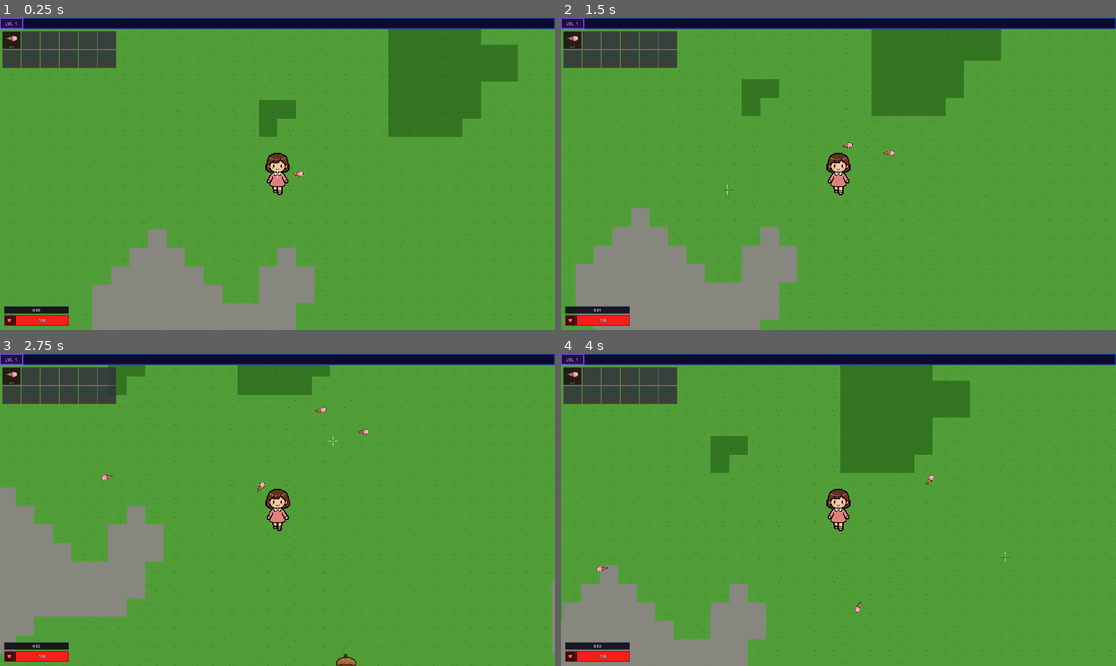
Above: before the commit, frames 1-4 (two rows, left to right).
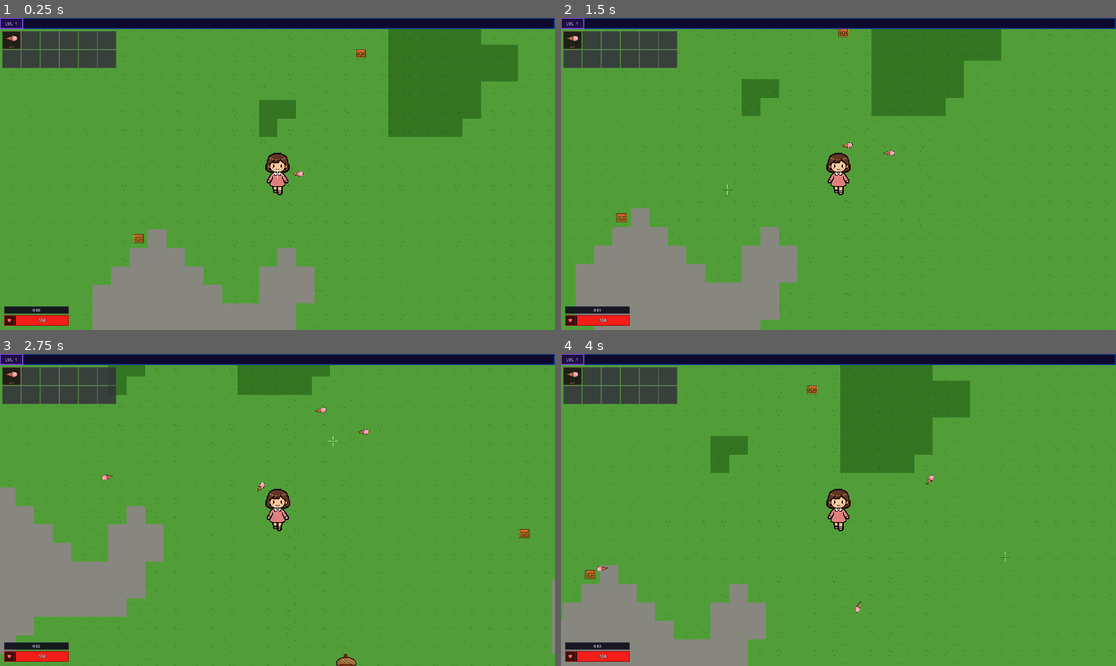
Above: after the commit, the same moments.

Repository: oguzhanaydiin/queendom-survivors
Game: Godot game, scene res://scenes/world/world.tscn
The game is run twice, just before and just after one commit, with the same random seed, the same clock (stepped at 60 frames per second) and the same inputs.
Inputs (mouse positions are in pixels of both pictures, inside the frame that each line leads up to):
- Up to frame 1 (0.25 s): no input
- Up to frame 2 (1.5 s): tap Enter at 0.5 s; move the mouse to (960, 158) at 0.52 s; hold D (move_right) 0.53-1.28 s; move the mouse to (727, 189) at 1.27 s; hold S (move_down) from 1.28 s (still down)
- Up to frame 3 (2.75 s): move the mouse to (333, 441) at 2.02 s; release S (move_down) at 2.03 s; hold D (move_right) from 2.03 s (still down)
- Up to frame 4 (4 s): move the mouse to (810, 572) at 2.77 s; release D (move_right) at 2.78 s; hold W (move_up) 2.78-3.53 s; move the mouse to (1005, 556) at 3.52 s; hold A (move_left) from 3.53 s (still down)

The runs differ from the first frame. In frame 1, 0.1% of the frame differs, in the area x 24-66%, y 10-73%; in frame 2, 0.1%; in frame 3, less than 0.1%; in frame 4, 0.1%, in the area x 4-47%, y 10-73%.

Commit message:
Collecting chests (#8)
* inital for chest

* randomizing chest drops and status

* magnet speed change

Diff:
--- a/project.godot
+++ b/project.godot
@@ -20,6 +20,13 @@
 window/size/viewport_width=1920
 window/size/viewport_height=1080
 
+[layer_names]
+
+2d_physics/layer_1="player"
+2d_physics/layer_2="enemies"
+2d_physics/layer_3="weapons"
+2d_physics/layer_4="collectibles"
+
 [physics]
 
 3d/physics_engine="Jolt Physics"
--- a/scenes/characters/player/player.gd
+++ b/scenes/characters/player/player.gd
@@ -76,6 +76,8 @@
 var level: int = 1
 var damage_timer: float = 0.0
 var _dead: bool = false
+## Magnet pickup: pull all on-screen XP gems fast; counts down in _physics_process.
+var _xp_vacuum_time: float = 0.0
 
 # Level-up queue so multiple XP events don't stack broken UI
 var _levelup_queue: int = 0
@@ -134,6 +136,9 @@
 		move_and_slide()
 		return
 
+	if _xp_vacuum_time > 0.0:
+		_xp_vacuum_time = maxf(0.0, _xp_vacuum_time - delta)
+
 	if damage_timer > 0:
 		damage_timer -= delta
 
@@ -189,6 +194,27 @@
 		shot.lifetime         = life
 		shot.damage           = damage
 		get_tree().current_scene.add_child(shot)
+
+func get_effective_gem_attract_radius() -> float:
+	return gem_attract_radius
+
+
+func is_xp_vacuum_active() -> bool:
+	return _xp_vacuum_time > 0.0
+
+
+func apply_xp_magnet_vacuum(duration_sec: float = 2.5) -> void:
+	if _dead or duration_sec <= 0.0:
+		return
+	_xp_vacuum_time = duration_sec
+
+
+func heal(amount: int) -> void:
+	if _dead or amount <= 0:
+		return
+	current_hp = mini(max_hp, current_hp + amount)
+	stats_changed.emit(current_hp, max_hp, current_xp, xp_to_next_level, level)
+
 
 func take_damage(amount: int):
 	if damage_timer > 0 or _dead:
--- /dev/null
+++ b/scenes/chest/chest.gd
@@ -0,0 +1,59 @@
+extends StaticBody2D
+
+const _HEAL_SCRIPT := preload("res://scenes/pickups/heal_pickup.gd")
+const _MAGNET_SCRIPT := preload("res://scenes/pickups/magnet_pickup.gd")
+
+@export var stomp_radius: float = 80.0
+
+var _opened: bool = false
+
+
+func _ready() -> void:
+	add_to_group("chests")
+	# Physics layer 4 in project ("collectibles"): weapons mask this layer to open chests.
+	collision_layer = 8
+	collision_mask = 0
+	z_index = 1
+
+
+func take_damage(_amount: float) -> void:
+	_open()
+
+
+func _physics_process(_delta: float) -> void:
+	if _opened:
+		return
+	var player := get_tree().get_first_node_in_group("player") as Node2D
+	if player and global_position.distance_to(player.global_position) <= stomp_radius:
+		_open()
+
+
+func _open() -> void:
+	if _opened:
+		return
+	_opened = true
+	collision_layer = 0
+	_spawn_loot()
+	queue_free()
+
+
+func _chest_sprite_center_global() -> Vector2:
+	if has_node("AnimatedSprite2D"):
+		return get_node("AnimatedSprite2D").global_position
+	if has_node("Sprite2D"):
+		return get_node("Sprite2D").global_position
+	return global_position
+
+
+func _spawn_loot() -> void:
+	var parent := get_tree().current_scene
+	if not parent:
+		return
+	var drop_pos := _chest_sprite_center_global()
+	var node := Node2D.new()
+	if randf() < 0.5:
+		node.set_script(_HEAL_SCRIPT)
+	else:
+		node.set_script(_MAGNET_SCRIPT)
+	parent.add_child(node)
+	node.global_position = drop_pos
--- /dev/null
+++ b/scenes/chest/chest.tscn
@@ -0,0 +1,36 @@
+[gd_scene format=3 uid="uid://cp2c2ws56642e"]
+
+[ext_resource type="Script" uid="uid://byy4lutegeipp" path="res://scenes/chest/chest.gd" id="1"]
+[ext_resource type="Texture2D" uid="uid://wpd3an5giea2" path="res://assets/sprites/chest.png" id="2"]
+
+[sub_resource type="RectangleShape2D" id="RectangleShape2D_chest"]
+size = Vector2(35, 29)
+
+[sub_resource type="AtlasTexture" id="AtlasTexture_uih34"]
+atlas = ExtResource("2")
+region = Rect2(0, 0, 40, 32)
+
+[sub_resource type="SpriteFrames" id="SpriteFrames_m5ma0"]
+animations = [{
+"frames": [{
+"duration": 1.0,
+"texture": SubResource("AtlasTexture_uih34")
+}],
+"loop": true,
+"name": &"default",
+"speed": 5.0
+}]
+
+[node name="Chest" type="StaticBody2D" unique_id=1920048846]
+collision_layer = 8
+collision_mask = 0
+script = ExtResource("1")
+
+[node name="CollisionShape2D" type="CollisionShape2D" parent="." unique_id=1411524695]
+position = Vector2(-0.5, -0.5000001)
+shape = SubResource("RectangleShape2D_chest")
+
+[node name="AnimatedSprite2D" type="AnimatedSprite2D" parent="." unique_id=1441424595]
+position = Vector2(1.0000004, -4)
+scale = Vector2(1.4, 1.4)
+sprite_frames = SubResource("SpriteFrames_m5ma0")
--- a/scenes/maps/enchanted_forest/enchanted_forest.gd
+++ b/scenes/maps/enchanted_forest/enchanted_forest.gd
@@ -9,6 +9,8 @@
 const TILE_SIZE   = 64  # px
 const CHUNK_SIZE  = 16  # tiles per chunk
 const RENDER_DIST = 3   # chunks around player
+
+const _CHEST_SCENE: PackedScene = preload("res://scenes/chest/chest.tscn")
 
 @onready var _tile_map: TileMapLayer = $TileMapLayer
 
@@ -73,6 +75,27 @@
 			var wty := origin.y + ty
 			var tile_id := _tile_for_noise(_noise.get_noise_2d(wtx, wty))
 			_tile_map.set_cell(Vector2i(wtx, wty), tile_id, Vector2i(0, 0))
+
+	_spawn_chests_for_chunk(chunk_coord, origin)
+
+
+func _spawn_chests_for_chunk(chunk_coord: Vector2i, origin: Vector2i) -> void:
+	var scene := get_tree().current_scene
+	if not scene:
+		return
+	var rng := RandomNumberGenerator.new()
+	rng.seed = int(hash(chunk_coord)) & 0x7FFFFFFF
+	# ~26% of new chunks: was two low gates (~5%) so chests were too rare while exploring.
+	if rng.randf() > 0.74:
+		return
+	var wx := origin.x + rng.randi_range(2, CHUNK_SIZE - 3)
+	var wy := origin.y + rng.randi_range(2, CHUNK_SIZE - 3)
+	var chest := _CHEST_SCENE.instantiate()
+	chest.global_position = Vector2(
+		float(wx) * TILE_SIZE + TILE_SIZE * 0.5,
+		float(wy) * TILE_SIZE + TILE_SIZE * 0.5
+	)
+	scene.add_child(chest)
 
 
 func _player_chunk() -> Vector2i:
--- /dev/null
+++ b/scenes/pickups/heal_pickup.gd
@@ -0,0 +1,48 @@
+extends Node2D
+
+const _TEX := preload("res://assets/sprites/heal.png")
+
+@export var heal_amount: int = 25
+@export var move_speed: float = 220.0
+
+var collect_radius: float = 40.0
+var _attracted: bool = false
+
+
+func _ready() -> void:
+	z_index = 1
+	var sz: Vector2 = _TEX.get_size()
+	var u: float = PickupVisualScale.uniform_icon_scale(_TEX)
+	collect_radius = PickupVisualScale.collect_radius_for_scale(sz, u)
+	var s := Sprite2D.new()
+	s.texture = _TEX
+	s.scale = Vector2(u, u)
+	add_child(s)
+
+
+func _process(delta: float) -> void:
+	var player := get_tree().get_first_node_in_group("player") as Node2D
+	if not player:
+		return
+
+	var dist: float = global_position.distance_to(player.global_position)
+
+	if dist <= collect_radius:
+		if player.has_method("heal"):
+			player.heal(heal_amount)
+		queue_free()
+		return
+
+	var attract_r: float = _attract_radius(player)
+	if not _attracted and dist <= attract_r:
+		_attracted = true
+
+	if _attracted:
+		var dir: Vector2 = (player.global_position - global_position).normalized()
+		global_position += dir * move_speed * delta
+
+
+func _attract_radius(player: Node2D) -> float:
+	if player.has_method("get_effective_gem_attract_radius"):
+		return player.get_effective_gem_attract_radius()
+	return float(player.get("gem_attract_radius"))
--- /dev/null
+++ b/scenes/pickups/magnet_pickup.gd
@@ -0,0 +1,47 @@
+extends Node2D
+
+const _TEX := preload("res://assets/sprites/magnet.png")
+
+@export var move_speed: float = 220.0
+
+var collect_radius: float = 40.0
+var _attracted: bool = false
+
+
+func _ready() -> void:
+	z_index = 1
+	var sz: Vector2 = _TEX.get_size()
+	var u: float = PickupVisualScale.uniform_icon_scale(_TEX)
+	collect_radius = PickupVisualScale.collect_radius_for_scale(sz, u)
+	var s := Sprite2D.new()
+	s.texture = _TEX
+	s.scale = Vector2(u, u)
+	add_child(s)
+
+
+func _process(delta: float) -> void:
+	var player := get_tree().get_first_node_in_group("player") as Node2D
+	if not player:
+		return
+
+	var dist: float = global_position.distance_to(player.global_position)
+
+	if dist <= collect_radius:
+		if player.has_method("apply_xp_magnet_vacuum"):
+			player.apply_xp_magnet_vacuum(2.5)
+		queue_free()
+		return
+
+	var attract_r: float = _attract_radius(player)
+	if not _attracted and dist <= attract_r:
+		_attracted = true
+
+	if _attracted:
+		var dir: Vector2 = (player.global_position - global_position).normalized()
+		global_position += dir * move_speed * delta
+
+
+func _attract_radius(player: Node2D) -> float:
+	if player.has_method("get_effective_gem_attract_radius"):
+		return player.get_effective_gem_attract_radius()
+	return float(player.get("gem_attract_radius"))
--- /dev/null
+++ b/scenes/pickups/pickup_visual_scale.gd
@@ -0,0 +1,25 @@
+class_name PickupVisualScale
+extends RefCounted
+## Matches chest `AnimatedSprite2D`: atlas 40×32, scale 1.4 — icons stay slightly under that footprint.
+
+const _CHEST_ATLAS_W := 40.0
+const _CHEST_ATLAS_H := 32.0
+const _CHEST_NODE_SCALE := 1.4
+const _VS_CHEST := 0.88
+
+static func _chest_max_px() -> float:
+	return maxf(_CHEST_ATLAS_W * _CHEST_NODE_SCALE, _CHEST_ATLAS_H * _CHEST_NODE_SCALE)
+
+
+static func uniform_icon_scale(texture: Texture2D) -> float:
+	var sz: Vector2 = texture.get_size()
+	var max_px: float = maxf(sz.x, sz.y)
+	if max_px < 1.0:
+		return 0.5
+	return (_chest_max_px() * _VS_CHEST) / max_px
+
+
+static func collect_radius_for_scale(tex_size: Vector2, uniform_s: float) -> float:
+	var w: float = tex_size.x * uniform_s
+	var h: float = tex_size.y * uniform_s
+	return maxf(40.0, maxf(w, h) * 0.42)
--- a/scenes/weapons/candy_cane_sweep/candy_cane_sweep.gd
+++ b/scenes/weapons/candy_cane_sweep/candy_cane_sweep.gd
@@ -34,5 +34,4 @@
 	fade.tween_callback(queue_free)
 
 func _on_body_entered(body: Node2D) -> void:
-	if body.is_in_group("enemies") and body.has_method("take_damage"):
-		body.take_damage(damage)
+	WeaponHitHelper.deal_weapon_damage(body, damage)
--- a/scenes/weapons/candy_cane_sweep/candy_cane_sweep.tscn
+++ b/scenes/weapons/candy_cane_sweep/candy_cane_sweep.tscn
@@ -9,7 +9,7 @@
 
 [node name="CandyCaneSweep" type="Area2D"]
 collision_layer = 4
-collision_mask = 2
+collision_mask = 10
 script = ExtResource("1")
 
 [node name="CollisionShape2D" type="CollisionShape2D" parent="."]
--- a/scenes/weapons/cotton_candy_aura/cotton_candy_aura.gd
+++ b/scenes/weapons/cotton_candy_aura/cotton_candy_aura.gd
@@ -59,9 +59,8 @@
 func _run_tick() -> void:
 	var hit_any := false
 	for body in get_overlapping_bodies():
-		if body.is_in_group("enemies") and body.has_method("take_damage"):
+		if WeaponHitHelper.deal_weapon_damage(body, damage):
 			hit_any = true
-			body.take_damage(damage)
 	_play_pulse(hit_any)
 
 
--- a/scenes/weapons/cotton_candy_aura/cotton_candy_aura.tscn
+++ b/scenes/weapons/cotton_candy_aura/cotton_candy_aura.tscn
@@ -10,7 +10,7 @@
 z_index = 40
 z_as_relative = false
 collision_layer = 4
-collision_mask = 2
+collision_mask = 10
 script = ExtResource("1")
 
 [node name="CollisionShape2D" type="CollisionShape2D" parent="."]
--- a/scenes/weapons/ice_cream_shot/ice_cream_shot.gd
+++ b/scenes/weapons/ice_cream_shot/ice_cream_shot.gd
@@ -13,6 +13,5 @@
 	position += direction * speed * delta
 
 func _on_body_entered(body: Node2D) -> void:
-	if body.is_in_group("enemies") and body.has_method("take_damage"):
-		body.take_damage(damage)
+	if WeaponHitHelper.deal_weapon_damage(body, damage):
 		queue_free()
--- a/scenes/weapons/ice_cream_shot/ice_cream_shot.tscn
+++ b/scenes/weapons/ice_cream_shot/ice_cream_shot.tscn
@@ -8,7 +8,7 @@
 
 [node name="IceCreamShot" type="Area2D"]
 collision_layer = 4
-collision_mask = 2
+collision_mask = 10
 script = ExtResource("1")
 
 [node name="CollisionShape2D" type="CollisionShape2D" parent="."]
--- a/scenes/weapons/lollipop_orb/lollipop_orb.gd
+++ b/scenes/weapons/lollipop_orb/lollipop_orb.gd
@@ -6,5 +6,4 @@
 	body_entered.connect(_on_body_entered)
 
 func _on_body_entered(body: Node2D) -> void:
-	if body.is_in_group("enemies") and body.has_method("take_damage"):
-		body.take_damage(damage)
+	WeaponHitHelper.deal_weapon_damage(body, damage)
--- a/scenes/weapons/lollipop_orb/lollipop_orb.tscn
+++ b/scenes/weapons/lollipop_orb/lollipop_orb.tscn
@@ -9,7 +9,7 @@
 
 [node name="LollipopOrb" type="Area2D"]
 collision_layer = 4
-collision_mask = 2
+collision_mask = 10
 script = ExtResource("1")
 
 [node name="CollisionShape2D" type="CollisionShape2D" parent="."]
--- a/scenes/weapons/rock_candy_shard/rock_candy_shard.gd
+++ b/scenes/weapons/rock_candy_shard/rock_candy_shard.gd
@@ -13,6 +13,5 @@
 	position += direction * speed * delta
 
 func _on_body_entered(body: Node2D) -> void:
-	if body.is_in_group("enemies") and body.has_method("take_damage"):
-		body.take_damage(damage)
+	if WeaponHitHelper.deal_weapon_damage(body, damage):
 		queue_free()
--- a/scenes/weapons/rock_candy_shard/rock_candy_shard.tscn
+++ b/scenes/weapons/rock_candy_shard/rock_candy_shard.tscn
@@ -9,7 +9,7 @@
 
 [node name="RockCandyShard" type="Area2D"]
 collision_layer = 4
-collision_mask = 2
+collision_mask = 10
 script = ExtResource("1")
 
 [node name="CollisionShape2D" type="CollisionShape2D" parent="."]
--- a/scenes/weapons/toffee_bomb/toffee_bomb.gd
+++ b/scenes/weapons/toffee_bomb/toffee_bomb.gd
@@ -60,6 +60,9 @@
 	for enemy in get_tree().get_nodes_in_group("enemies"):
 		if is_instance_valid(enemy) and boom_pos.distance_to(enemy.global_position) <= explosion_radius:
 			enemy.take_damage(damage)
+	for chest in get_tree().get_nodes_in_group("chests"):
+		if is_instance_valid(chest) and boom_pos.distance_to(chest.global_position) <= explosion_radius:
+			WeaponHitHelper.deal_weapon_damage(chest, damage)
 
 	# Expanding explosion ring
 	var ring := Node2D.new()
--- /dev/null
+++ b/scenes/weapons/weapon_hit_helper.gd
@@ -0,0 +1,14 @@
+class_name WeaponHitHelper
+extends RefCounted
+## Shared hit rules for projectiles / melee (enemies + chests on "collectibles" physics layer).
+
+static func deal_weapon_damage(body: Node2D, damage: float) -> bool:
+	if not body.has_method("take_damage"):
+		return false
+	if body.is_in_group("enemies"):
+		body.take_damage(damage)
+		return true
+	if body.is_in_group("chests"):
+		body.take_damage(damage)
+		return true
+	return false
--- a/scenes/xp_gem/xp_gem.gd
+++ b/scenes/xp_gem/xp_gem.gd
@@ -3,6 +3,7 @@
 var xp_amount: int = 10
 var collect_radius: float = 24.0
 var move_speed: float = 230.0
+const _VACUUM_PULL_SPEED := 1450.0
 
 var _attracted: bool = false
 
@@ -21,12 +22,23 @@
 		queue_free()
 		return
 
-	if not _attracted and dist <= player.gem_attract_radius:
+	var vacuum := false
+	if player.has_method("is_xp_vacuum_active"):
+		vacuum = player.is_xp_vacuum_active()
+
+	var attract_r: float = player.gem_attract_radius
+	if player.has_method("get_effective_gem_attract_radius"):
+		attract_r = player.get_effective_gem_attract_radius()
+
+	if vacuum:
+		_attracted = true
+	elif not _attracted and dist <= attract_r:
 		_attracted = true
 
 	if _attracted:
 		var dir: Vector2 = (player.global_position - global_position).normalized()
-		global_position += dir * move_speed * delta
+		var spd: float = _VACUUM_PULL_SPEED if vacuum else move_speed
+		global_position += dir * spd * delta
 
 func _draw() -> void:
 	# Main hexagonal gem body
Binary file added: assets/sprites/chest.png
Not shown, added: assets/sprites/chest.png.import
Binary file added: assets/sprites/heal.png
Not shown, added: assets/sprites/heal.png.import
Binary file added: assets/sprites/magnet.png
Not shown, added: assets/sprites/magnet.png.import
Not shown, added: scenes/chest/chest.gd.uid
Not shown, added: scenes/pickups/heal_pickup.gd.uid
Not shown, added: scenes/pickups/magnet_pickup.gd.uid
Not shown, added: scenes/pickups/pickup_visual_scale.gd.uid
Not shown, added: scenes/weapons/weapon_hit_helper.gd.uid
